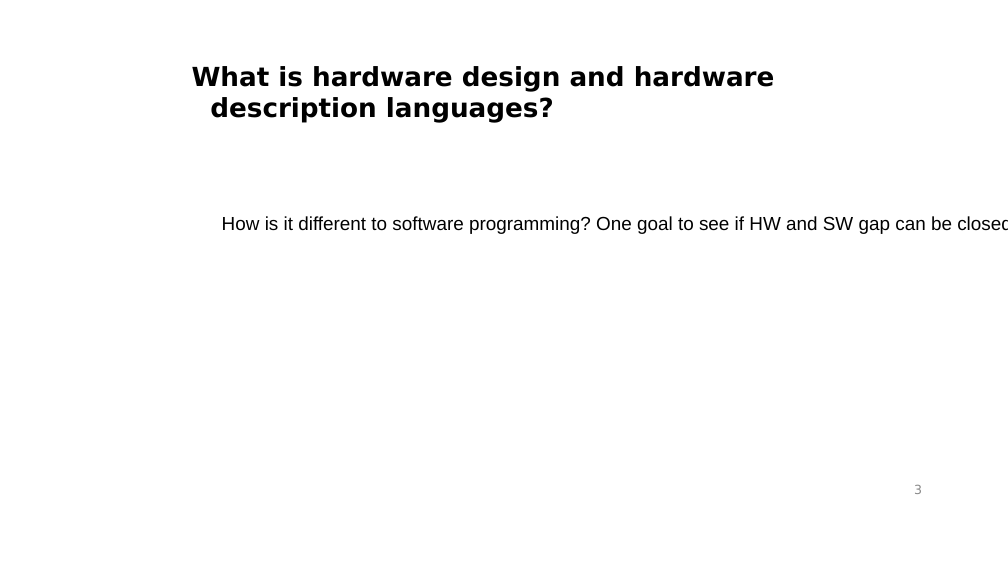
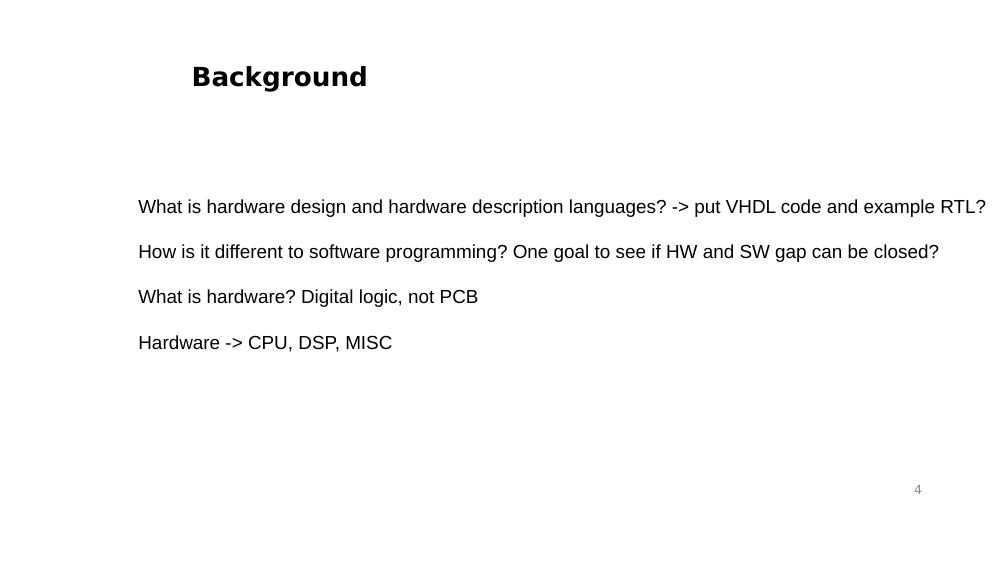
Before and after one commit to gasparka/thesis, a slide deck: slide 4 of presentation.odp (slide 3 before the commit). Drawn at 1008x567 pixels with LibreOffice and Linux fonts; fonts in the diff are those of the drawing; background and template pictures are left out. Boxes give left, top, right and bottom in pixels: in the first picture for what was removed or moved away, otherwise in the second. Text is boxed around its words. In the diff, an @@ line names an element or a change of style, - is before the commit and + after.

```diff
--- a/presentation.odp
+++ b/presentation.odp
@@ text at <box>192,66,368,92</box>: text changed @@
-What is hardware design and hardware description languages?
+Background
@@ text "What is hardware design and ...": place and size @@
-text "What is hardware design and ..." at <box>222,216,1008,234</box>
+text "What is hardware design and ..." at <box>138,199,986,352</box>
@@ text at <box>138,199,986,217</box>: paragraph added @@
+What is hardware design and hardware description languages? -> put VHDL code and example RTL?
@@ text at <box>138,289,479,352</box>: paragraphs added @@
+What is hardware? Digital logic, not PCB
+Hardware -> CPU, DSP, MISC
@@ page number at <box>914,485,922,494</box>: text changed @@
-3
+4
```
Also in this commit, not shown: 2 other slides changed, 5 slides added, 2 slides removed.
